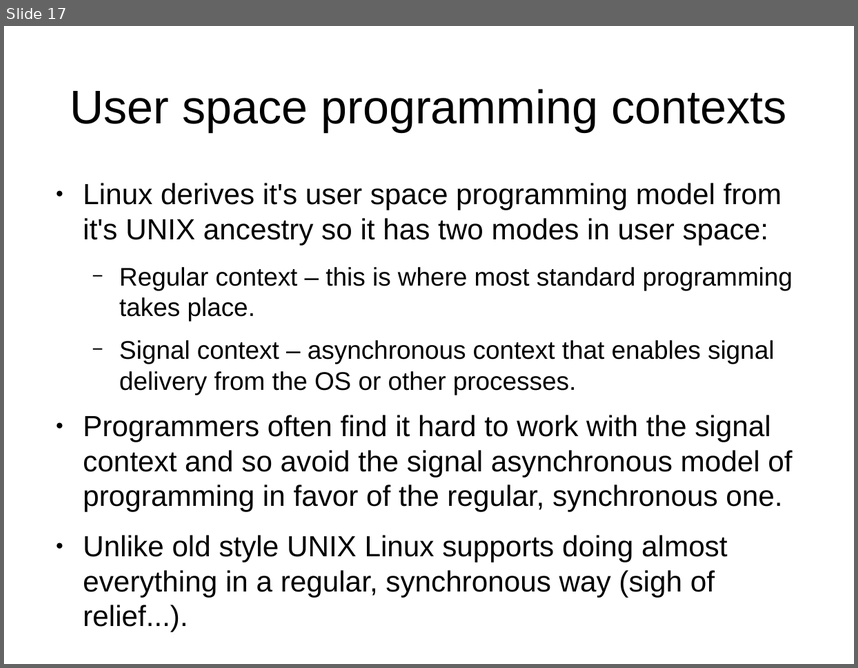
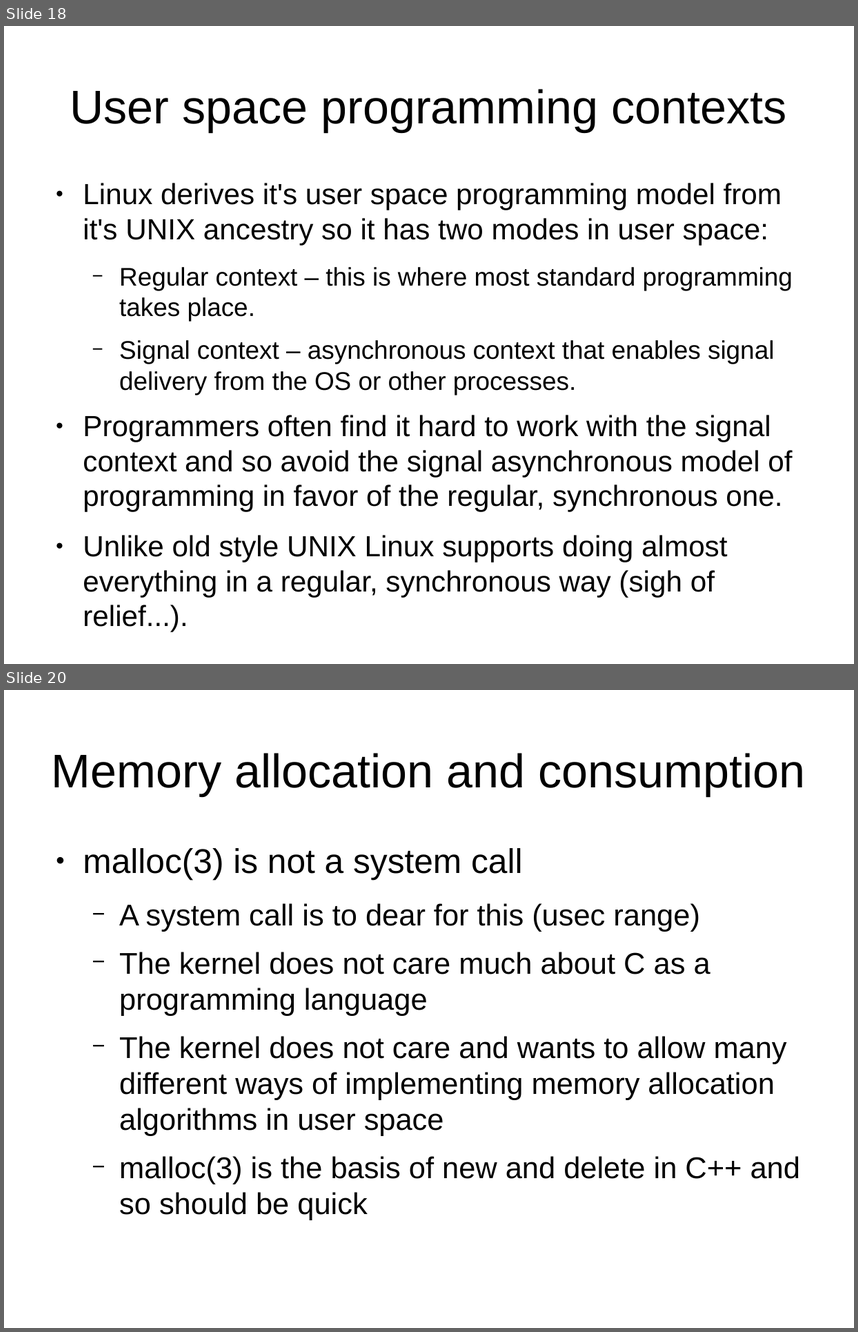
Before and after one commit to veltzer/demos-linux, a slide deck: doc/odp/linux_monitoring_and_debugging.odp. Shown one above the other, each under a label of ours: slide 17 before the commit, slides 18 and 20 after it; the slides between them are not shown. The pictures are 858x668 and 858x1332 pixels, drawn with LibreOffice and Linux fonts; fonts in the diff are those of the drawing. Boxes give left, top, right and bottom in pixels: in the first picture for what was removed or moved away, otherwise in the second. Text is boxed around its words. In the diff, an @@ line names an element or a change of style, - is before the commit and + after.

Commit message:
memory chapter is almost done

```diff
--- a/doc/odp/linux_monitoring_and_debugging.odp
+++ b/doc/odp/linux_monitoring_and_debugging.odp
@@ slide 20 added at (4,690,854,1328), background #FFFFFF @@
@@ title added at (52,753,805,796), 44 pt, text #000000 @@
+Memory allocation and consumption
@@ text added at (83,848,800,1220), 28 pt, text #000000 @@
+● malloc(3) is not a system call
+  − A system call is to dear for this (usec range)
+  − The kernel does not care much about C as a programming language
+  − The kernel does not care and wants to allow many different ways of implementing memory allocation algorithms in user space
+  − malloc(3) is the basis of new and delete in C++ and so should be quick
@@ what was slide 17 is now slide 18 @@
```
Also in this commit, not shown: 14 other slides added.
